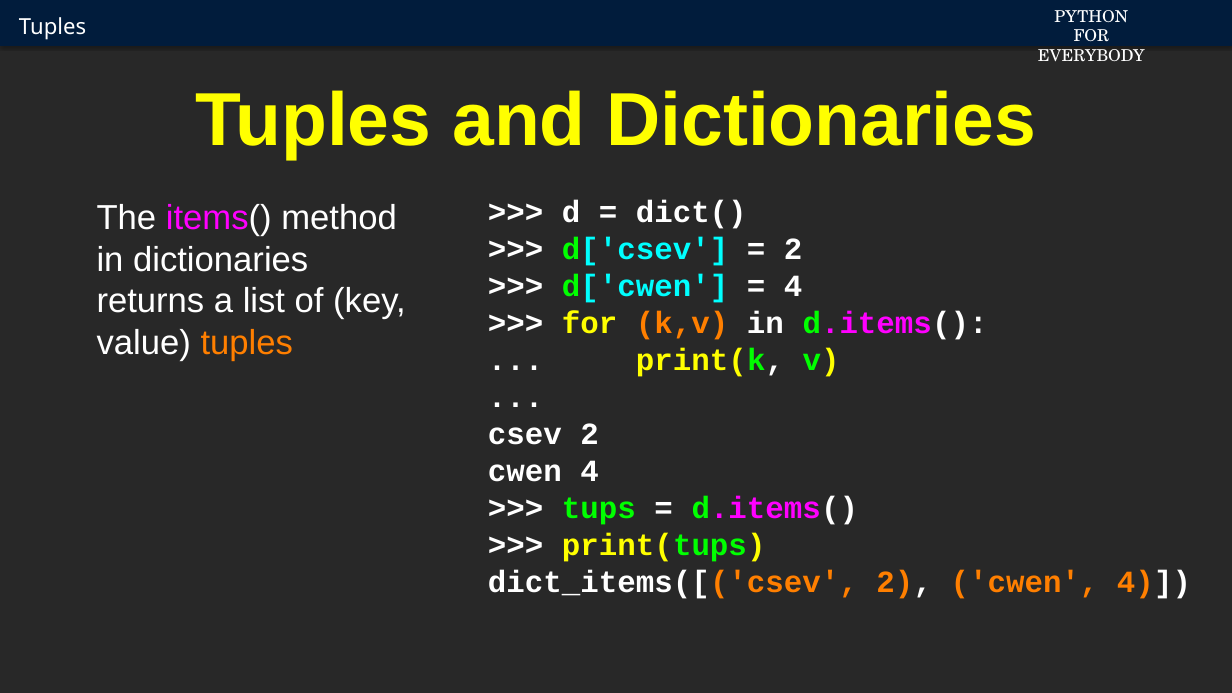
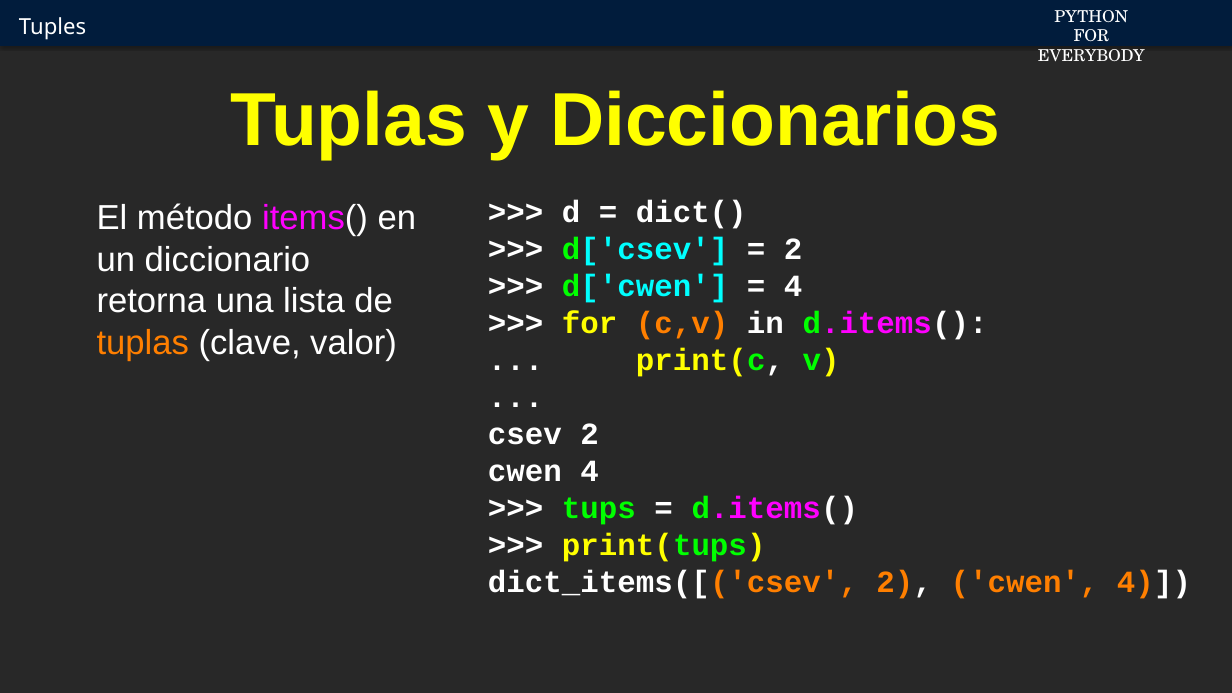
Before and after one commit to csev/py4e, a slide deck: slide 8 of ai/10.1.pptx. Drawn at 1232x693 pixels with LibreOffice and Linux fonts; fonts in the diff are those of the drawing; background and template pictures are left out. Boxes give left, top, right and bottom in pixels: in the first picture for what was removed or moved away, otherwise in the second. Text is boxed around its words. In the diff, an @@ line names an element or a change of style, - is before the commit and + after.

```diff
--- a/ai/10.1.pptx
+++ b/ai/10.1.pptx
@@ title at (231,90,1000,160): text changed @@
-Tuples and Dictionaries
+Tuplas y Diccionarios
@@ text at (97,203,417,361): text changed @@
-The items() method in dictionaries returns a list of (key, value) tuples
+El método items() en un diccionario retorna una lista de tuplas (clave, valor)
@@ text at (562,311,988,377): text changed @@
->>> for (k,v) in d.items():
-... print(k, v)
+>>> for (c,v) in d.items():
+... print(c, v)
```
Also in this commit, not shown: 13 other slides changed, 2 slides added, 2 slides removed.
